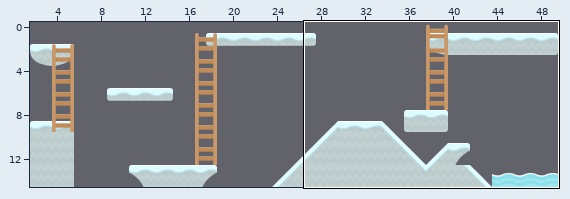
Tiled map -- Level files/myLevel1.tmx. The first picture is a wide view before the edit; the outline marks the close-up.
Close-up. Before the commit:
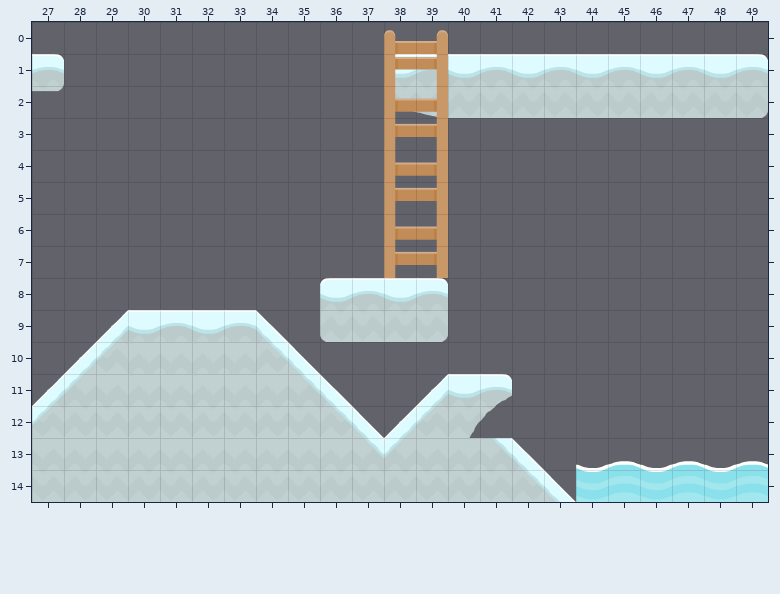
Cells are 35x35 px. Shown: x 27..49, y 0..14.
After the commit:
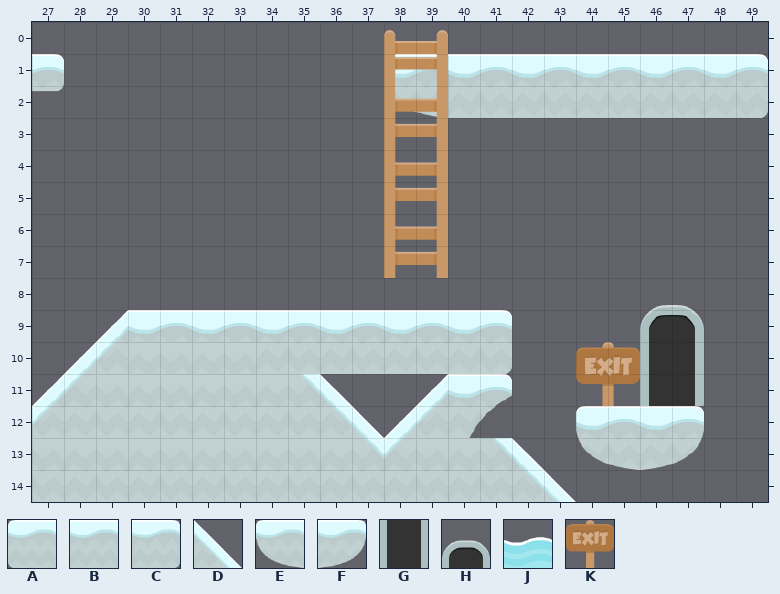
Key: from "Platform": A 49, B 50, C 51, D 55, E 80, F 81, G 135, H 136, J 153, K 162.
_ is an empty cell.
Tiles of an added or newly shown layer are drawn over the layers below it.
From old to new:
{"where": "layer \"Tile Layer 1\" (removed)"}
{"y":9,"x":36,"old":"A","new":"_"}
{"y":9,"x":38,"old":"C","new":"_"}
{"y":10,"x":34,"old":"D","new":"_"}
{"y":14,"x":44,"old":"J","new":"_"}
{"y":14,"x":46,"old":"J","new":"_"}
{"y":14,"x":48,"old":"J","new":"_"}
{"where": "layer \"Tiles\" (added)"}
{"y":10,"x":34,"old":"_","new":"B"}
{"y":10,"x":36,"old":"_","new":"B"}
{"y":10,"x":38,"old":"_","new":"B"}
{"y":10,"x":40,"old":"_","new":"C"}
{"y":13,"x":44,"old":"_","new":"E"}
{"y":13,"x":46,"old":"_","new":"F"}
{"where": "layer \"signs\""}
{"y":11,"x":44,"old":"_","new":"K"}
{"where": "layer \"object triggers\" (added)"}
{"y":9,"x":46,"old":"_","new":"H"}
{"y":11,"x":46,"old":"_","new":"G"}
{"label":"changed","picture_box":[256,278,512,374]}
{"label":"changed","picture_box":[576,305,768,502]}
